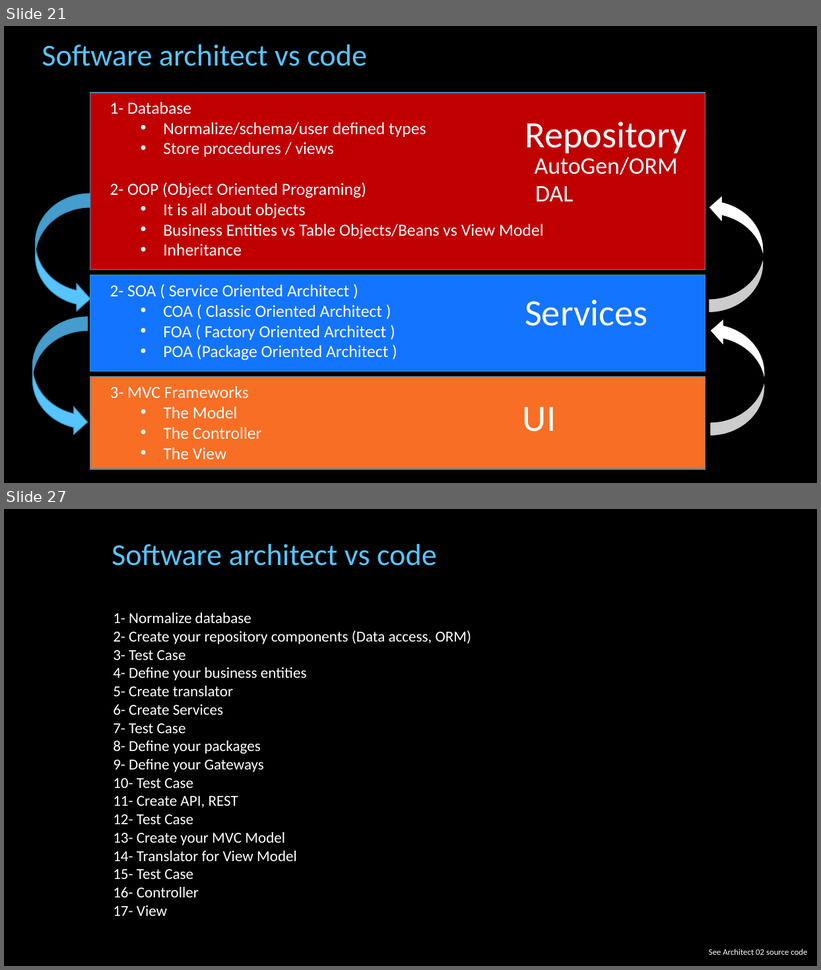
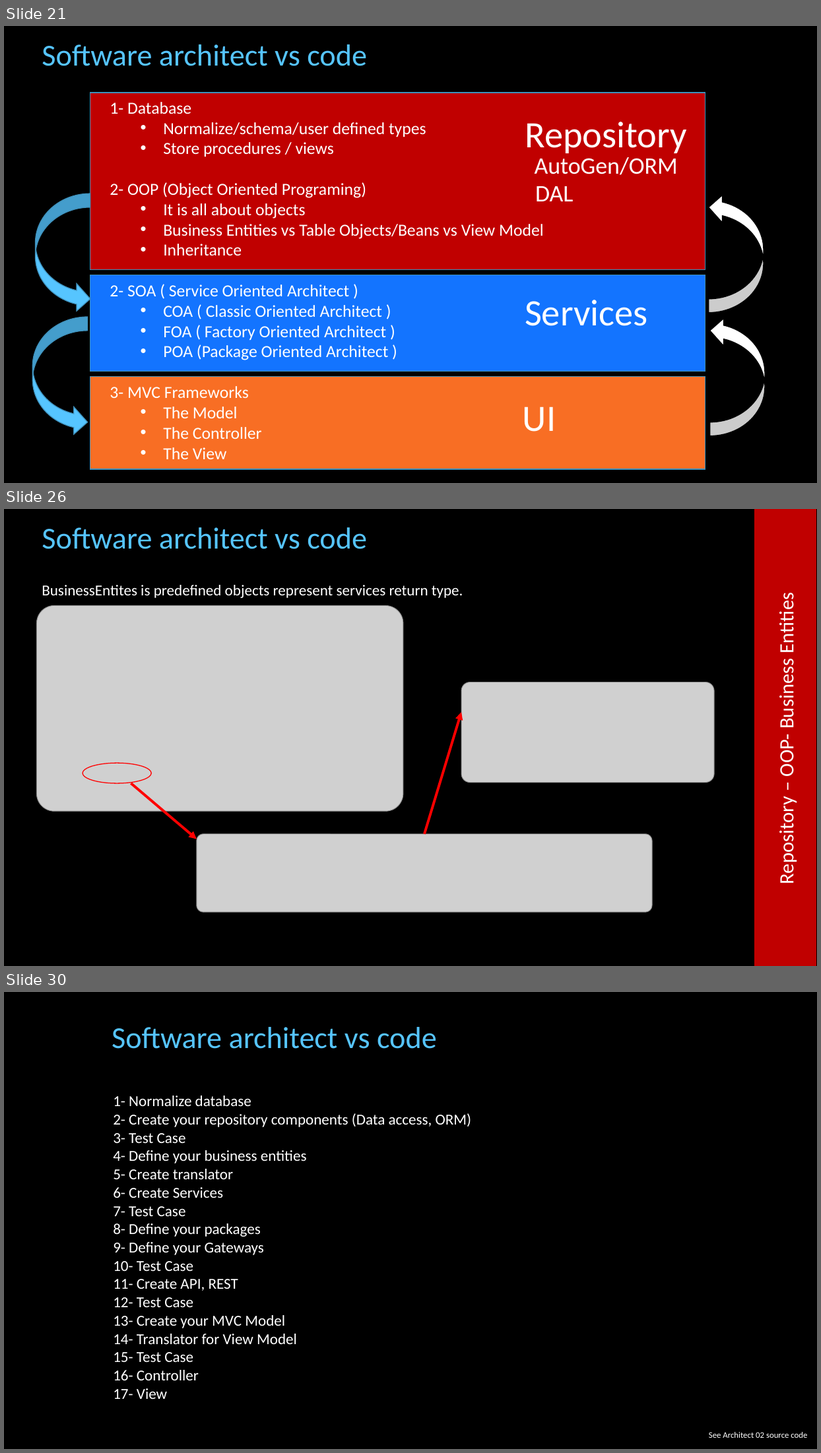
Before and after one commit to cfclick/CFSummit2016, a slide deck: powerpoint/architect/Architectural Perspective for ColdFusion Applications.pptx. Shown one above the other, each under a label of ours: slides 21 and 27 before the commit, slides 21, 26 and 30 after it; the slides between them are not shown. The pictures are 821x970 and 821x1453 pixels, drawn with LibreOffice and Linux fonts; fonts in the diff are those of the drawing; grey boxes stand for pictures; background and template pictures are left out. Boxes give left, top, right and bottom in pixels: in the first picture for what was removed or moved away, otherwise in the second. Text is boxed around its words. In the diff, an @@ line names an element or a change of style, - is before the commit and + after.

```diff
--- a/powerpoint/architect/Architectural Perspective for ColdFusion Applications.pptx
+++ b/powerpoint/architect/Architectural Perspective for ColdFusion Applications.pptx
@@ slide 26 added at [4,509,817,966], background picture (left out) @@
@@ text added at [42,527,367,549], 36 pt, text #56C5FF @@
+Software architect vs code
@@ rectangle added at [755,509,816,966], fill #C00000, outline #C00000 1 pt @@
@@ text added at [42,585,463,598], 18 pt, text #FFFFFF @@
+BusinessEntites is predefined objects represent services return type.
@@ picture added at [37,605,403,811] @@
@@ text added at [774,599,799,882], 24 pt, text #FFFFFF @@
+Repository – OOP- Business Entities
@@ picture added at [461,682,715,783] @@
@@ arrow added from (424, 834) to (461, 712), #FF0000 3 pt @@
@@ ellipse added at [83,763,152,784], outline #FF0000 1 pt @@
@@ arrow added from (131, 784) to (197, 840), #FF0000 3 pt @@
@@ picture added at [197,834,652,912] @@
@@ what was slide 27 is now slide 30 @@
```
Also in this commit, not shown: 5 slides changed, 2 other slides added, 2 other files.
